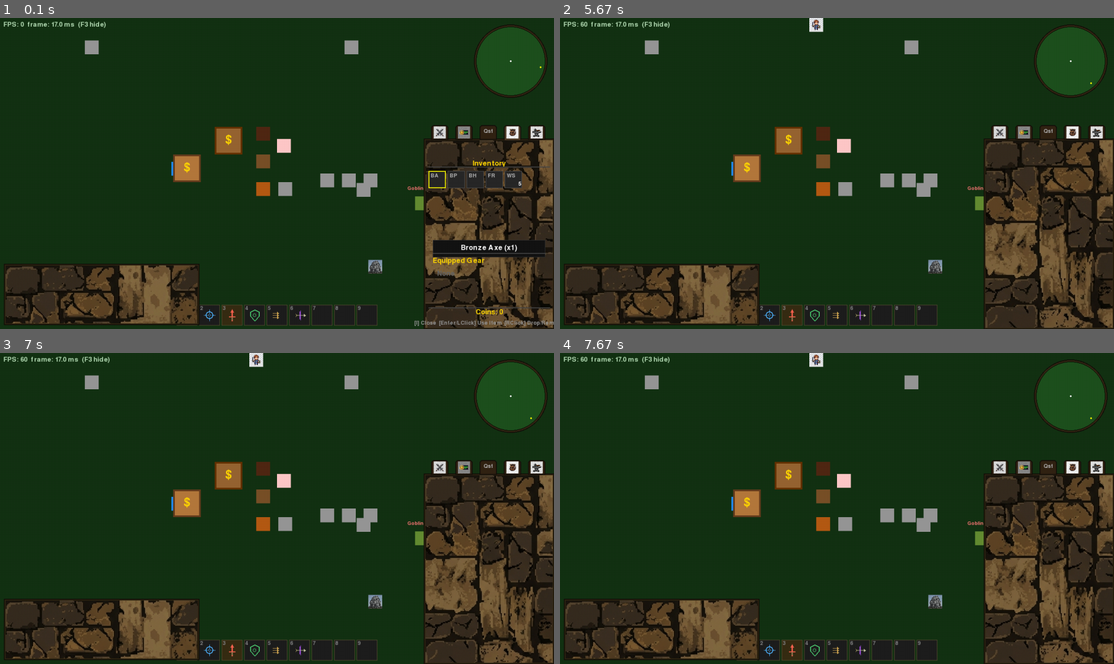
Above: before the commit, frames 1-4 (two rows, left to right).
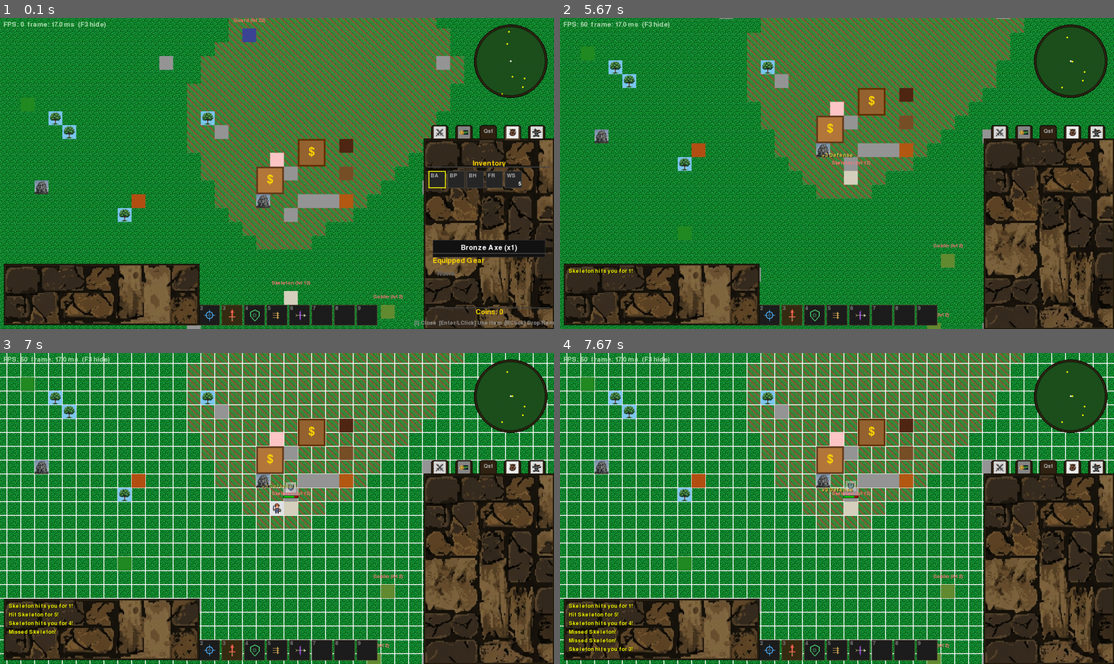
Above: after the commit, the same moments.

Repository: jacobziemba-dev/my-pygame-rpg
Game: pygame game, started from main.py
Same seed, same stepped clock (60 frames per second), same inputs: the game is played once before the commit and once after it.
Inputs (mouse positions are in pixels of both pictures, inside the frame that each line leads up to):
- Up to frame 1 (0.1 s): no input
- Up to frame 2 (5.67 s): click (1047, 232) at 0.38 s, where only the run after the commit has a clickable "Left-click: Move/Interact"; click (809, 21) at 0.72 s, where only the run after the commit has a clickable "Guard (lvl 22)"; tap G at 1, 2, 3.33, 4 s; click (1025, 133) at 1.38 s; click (997, 133) at 1.72 s; click (1025, 133) at 2.38 s; click (1097, 133) at 2.72 s; click "In: 1x wood, 1x stone" at 3.05 s; click (997, 133) at 3.72 s; click (1069, 133) at 4.38 s; click (997, 133) at 4.72 s; click "Skeleton (lvl 13)" at 5.05 s; click (997, 133) at 5.38 s
- Up to frame 3 (7 s): tap G at 5.67 s; click (465, 468) at 6.05 s; click (537, 468) at 6.38 s; click (537, 468) at 6.72 s
- Up to frame 4 (7.67 s): tap G at 7, 7.33 s

The runs differ from the first frame. In frame 1, 73% of the frame differs, in the area x 0-100%, y 0-100%; in frame 2, 74%; in frame 3, 74%; in frame 4, 74%.

Commit message:
feat: implement A* pathfinding system and initialize core game architecture, UI management, and map handling modules

Diff:
--- a/src/core/game_manager.py
+++ b/src/core/game_manager.py
@@ -18,6 +18,7 @@
 from src.entities.shop import Shop
 from src.entities.npc import NPC
 from src.core.settings import *
+from src.core.tilemap import TileMap
 
 class GameManager:
     def __init__(self):
@@ -27,128 +28,104 @@
         self.screen = pygame.display.set_mode((SCREEN_WIDTH, SCREEN_HEIGHT))
         pygame.display.set_caption(TITLE)
         self.clock = pygame.time.Clock()
-
-        # Game objects
+        # 1. World and Core systems
+        self.tilemap = TileMap(self)
+        self.camera = Camera(SCREEN_WIDTH, SCREEN_HEIGHT, MAP_WIDTH, MAP_HEIGHT)
+
+        # 2. Player must exist before UI
         self.player = Player(PLAYER_START_X, PLAYER_START_Y, self)
+
+        # 3. UI and Actions
+        self.ui = UIManager(self)
+        self.action_manager = ActionManager(self.ui, self.camera)
+        self.last_tick = pygame.time.get_ticks()
+        self._last_frame_ms = 0.0
+
+        # 4. Other Game objects
         self.resources = []
         self.enemies = []
         self.npcs = []
         self.projectiles = []
-
+        self.crops = []
+        self.respawn_queue = []
+        self.recipe_manager = RecipeManager()
+
+        # 4. Fixed entities (Snapped to grid)
+        _hub_bank_x = PLAYER_START_X + 64
+        _hub_bank_y = PLAYER_START_Y - 64
+        self.bank = Bank(_hub_bank_x, _hub_bank_y)
+
+        _station_x = _hub_bank_x + TILE_SIZE * 3
+        _shop_x = _hub_bank_x - TILE_SIZE * 3
+        _shop_y = _hub_bank_y + TILE_SIZE * 2
+        self.shop = Shop(_shop_x, _shop_y)
+
+        self.stations = []
+        self.stations.append(Station(_station_x, _hub_bank_y, "furnace", "Furnace"))
+        self.stations.append( Station(_station_x, _hub_bank_y + TILE_SIZE * 2, "workbench", "Workbench") )
+        self.stations.append( Station(_station_x, _hub_bank_y + TILE_SIZE * 4, "stove", "Stove") )
+        self.stations.append( Station(_hub_bank_x + 320, _hub_bank_y - 192, "air_altar", "Air Altar") )
+        self.stations.append( Station(_hub_bank_x - 320, _hub_bank_y - 192, "mind_altar", "Mind Altar") )
+
+        # 5. Populate world (land check enabled)
         self._generate_resources()
         self._generate_enemies()
 
-        # Bank is 2×2 tiles; keep stations to the right with tile gaps so rects do not overlap.
-        _hub_bank_x = PLAYER_START_X + 96
-        _hub_bank_y = PLAYER_START_Y - 48
-        self.bank = Bank(_hub_bank_x, _hub_bank_y)
-
-        _station_x = _hub_bank_x + TILE_SIZE * 2 + TILE_SIZE  # one tile gap past bank
-        # Shop is 2×2 tiles; place to the left of bank
-        _shop_x = _hub_bank_x - TILE_SIZE * 2 - TILE_SIZE
-        _shop_y = _hub_bank_y + TILE_SIZE * 2
-        self.shop = Shop(_shop_x, _shop_y)
-
-        self.stations = []
-        self.stations.append(Station(_station_x, _hub_bank_y, "furnace", "Furnace"))
-        self.stations.append(
-            Station(_station_x, _hub_bank_y + TILE_SIZE * 2, "workbench", "Workbench")
-        )
-        self.stations.append(
-            Station(_station_x, _hub_bank_y + TILE_SIZE * 4, "stove", "Stove")
-        )
-
-        # Altars
-        self.stations.append(Station(_hub_bank_x + 300, _hub_bank_y - 200, "air_altar", "Air Altar"))
-        self.stations.append(Station(_hub_bank_x - 300, _hub_bank_y - 200, "mind_altar", "Mind Altar"))
-
-        self.crops = []
-        self.recipe_manager = RecipeManager()
-        self.respawn_queue = []  # [(respawn_at_ms, enemy_type, spawn_x, spawn_y)]
-
-        self.camera = Camera(SCREEN_WIDTH, SCREEN_HEIGHT, MAP_WIDTH, MAP_HEIGHT)
-        self.ui = UIManager(self)
-        self.action_manager = ActionManager(self.ui, self.camera)
-        self.last_tick = pygame.time.get_ticks()
-        self._last_frame_ms = 0.0
-        try:
-            self.tex_grass = pygame.image.load(os.path.join("assets", "sprites", "world", "grass.png")).convert()
-            self.tex_dirt = pygame.image.load(os.path.join("assets", "sprites", "world", "dirt.png")).convert()
-            self.tex_water = pygame.image.load(os.path.join("assets", "sprites", "world", "water.png")).convert()
-            self.tex_dirt = pygame.transform.scale(self.tex_dirt, (TILE_SIZE, TILE_SIZE))
-            self.tex_water = pygame.transform.scale(self.tex_water, (TILE_SIZE, TILE_SIZE))
-        except:
-            self.tex_grass = None
-            self.tex_dirt = None
-            self.tex_water = None
-
-        self.world_w = MAP_WIDTH // TILE_SIZE
-        self.world_h = MAP_HEIGHT // TILE_SIZE
-        self.world_map = [[0 for _ in range(self.world_h)] for _ in range(self.world_w)]
-        import math
-        for x in range(self.world_w):
-            for y in range(self.world_h):
-                dist_center = math.hypot(x - self.world_w/2, y - self.world_h/2)
-                if dist_center > min(self.world_w, self.world_h) * 0.45:
-                    self.world_map[x][y] = 2  # Water
-                else:
-                    noise = math.sin(x * 0.2) + math.cos(y * 0.2) + math.sin((x+y)*0.1)
-                    if noise > 1.2:
-                        self.world_map[x][y] = 1 # Dirt
-        self.show_fps_overlay = True  # F3 toggles; issue #10 dev diagnostics
-
+        # Add quest-specific NPC near spawn (grid snapped)
+        self.npcs.append(NPC(PLAYER_START_X, PLAYER_START_Y - 32, "Baker", (255, 200, 200)))
+
+        self.show_fps_overlay = True
         self.running = True
         self.game_over = False
 
+    def _get_random_walkable_tile(self, allow_water=False):
+        """Find a random grid-aligned position. Ensuring land-only if allow_water is False."""
+        for _ in range(100): # Limit attempts
+            tx = random.randint(1, self.tilemap.width - 2)
+            ty = random.randint(1, self.tilemap.height - 2)
+
+            walkable = self.tilemap.world_map[tx][ty] != TILE_WATER
+            if allow_water or walkable:
+                # Return world coordinates (top-left of tile)
+                return tx * TILE_SIZE, ty * TILE_SIZE
+        return 0, 0 # Fallback
+
     def _generate_resources(self):
-        for _ in range(NUM_TREES):
-            rx = random.randint(50, MAP_WIDTH - 50)
-            ry = random.randint(50, MAP_HEIGHT - 50)
-            self.resources.append(ResourceNode(rx, ry, "tree", 20, "axe", "wood", hp=5, respawn_time=15000, min_level=1))
-
-        for _ in range(NUM_ROCKS):
-            rx = random.randint(50, MAP_WIDTH - 50)
-            ry = random.randint(50, MAP_HEIGHT - 50)
-            self.resources.append(ResourceNode(rx, ry, "rock", 35, "pickaxe", "stone", hp=3, respawn_time=20000, min_level=1))
-
-        for _ in range(NUM_IRON_ROCKS):
-            rx = random.randint(50, MAP_WIDTH - 50)
-            ry = random.randint(50, MAP_HEIGHT - 50)
-            self.resources.append(ResourceNode(rx, ry, "iron_rock", 50, "pickaxe", "iron_ore", hp=3, respawn_time=30000, min_level=5))
-
-        for _ in range(NUM_BUSHES):
-            rx = random.randint(50, MAP_WIDTH - 50)
-            ry = random.randint(50, MAP_HEIGHT - 50)
-            self.resources.append(ResourceNode(rx, ry, "bush", 10, None, "fiber", hp=2, respawn_time=10000, min_level=1))
-
-        # Add quest components near spawn
-        cx, cy = SCREEN_WIDTH // 2, SCREEN_HEIGHT // 2
-        self.resources.append(ResourceNode(cx + 100, cy, "wheat_field", 5, None, "wheat", hp=1, respawn_time=5000, min_level=1))
-        self.resources.append(ResourceNode(cx + 150, cy, "chicken", 5, None, "egg", hp=1, respawn_time=5000, min_level=1))
-        self.resources.append(ResourceNode(cx + 200, cy, "cow", 5, None, "milk", hp=1, respawn_time=5000, min_level=1))
-
-        self.npcs.append(NPC(SCREEN_WIDTH // 2, SCREEN_HEIGHT // 2 - 80, "Baker", (255, 200, 200)))
-
+        # 1. Main resources (Land only)
+        configs = [
+            (NUM_TREES, "tree", 20, "axe", "wood", 5, 15000, 1),
+            (NUM_ROCKS, "rock", 35, "pickaxe", "stone", 3, 20000, 1),
+            (NUM_IRON_ROCKS, "iron_rock", 50, "pickaxe", "iron_ore", 3, 30000, 5),
+            (NUM_BUSHES, "bush", 10, None, "fiber", 2, 10000, 1),
+            (NUM_COAL_ROCKS, "coal_rock", 50, "pickaxe", "coal", 4, 40000, 15),
+            (NUM_ESSENCE_ROCKS, "essence_rock", 40, "pickaxe", "rune_essence", 8, 10000, 1)
+        ]
+
+        for count, ntype, diff, tool, yields, hp, respawn, min_lvl in configs:
+            for _ in range(count):
+                rx, ry = self._get_random_walkable_tile(allow_water=False)
+                self.resources.append(ResourceNode(rx, ry, ntype, diff, tool, yields, hp, respawn, min_lvl))
+
+        # 2. Fishing Spots (Water only)
         for _ in range(NUM_FISHING_SPOTS):
-            rx = random.randint(50, MAP_WIDTH - 50)
-            ry = random.randint(50, MAP_HEIGHT - 50)
-            self.resources.append(ResourceNode(rx, ry, "fishing_spot", 25, "rod", "raw_fish", hp=3, respawn_time=20000, min_level=1))
-
-        for _ in range(NUM_COAL_ROCKS):
-            rx = random.randint(50, MAP_WIDTH - 50)
-            ry = random.randint(50, MAP_HEIGHT - 50)
-            self.resources.append(ResourceNode(rx, ry, "coal_rock", 50, "pickaxe", "coal", hp=4, respawn_time=40000, min_level=15))
-
-        for _ in range(NUM_ESSENCE_ROCKS):
-            rx = random.randint(50, MAP_WIDTH - 50)
-            ry = random.randint(50, MAP_HEIGHT - 50)
-            self.resources.append(ResourceNode(rx, ry, "essence_rock", 40, "pickaxe", "rune_essence", hp=8, respawn_time=10000, min_level=1))
+            for _ in range(100):
+                tx = random.randint(1, self.tilemap.width - 2)
+                ty = random.randint(1, self.tilemap.height - 2)
+                if self.tilemap.world_map[tx][ty] == TILE_WATER:
+                    rx, ry = tx * TILE_SIZE, ty * TILE_SIZE
+                    self.resources.append(ResourceNode(rx, ry, "fishing_spot", 25, "rod", "raw_fish", hp=3, respawn_time=20000, min_level=1))
+                    break
+
+        # 3. Quest components near spawn (Snap manually)
+        cx, cy = PLAYER_START_X, PLAYER_START_Y
+        self.resources.append(ResourceNode(cx + 64, cy + 64, "wheat_field", 5, None, "wheat", hp=1, respawn_time=5000, min_level=1))
+        self.resources.append(ResourceNode(cx + 96, cy + 64, "chicken", 5, None, "egg", hp=1, respawn_time=5000, min_level=1))
+        self.resources.append(ResourceNode(cx + 128, cy + 64, "cow", 5, None, "milk", hp=1, respawn_time=5000, min_level=1))
 
     def _generate_enemies(self):
         for etype, count in [("goblin", NUM_GOBLINS), ("skeleton", NUM_SKELETONS), ("guard", NUM_GUARDS)]:
             for _ in range(count):
-                ex = random.randint(50, MAP_WIDTH - 50)
-                ey = random.randint(50, MAP_HEIGHT - 50)
+                ex, ey = self._get_random_walkable_tile(allow_water=False)
                 self.enemies.append(Enemy(ex, ey, etype))
 
     def _restart(self):
@@ -229,7 +206,8 @@
         path = find_path(
             (self.player.rect.centerx, self.player.rect.centery),
             (world_x, world_y),
-            obstacles
+            obstacles,
+            self.tilemap.world_map
         )
         self.player.set_target_destination(world_x, world_y, target_entity=entity, waypoints=path or None, action_type=action_type)
 
@@ -584,6 +562,9 @@
                 if event.key == pygame.K_F3:
                     self.show_fps_overlay = not self.show_fps_overlay
                     continue
+                if event.key == pygame.K_g:
+                    self.tilemap.toggle_grid()
+                    continue
                 if event.mod & pygame.KMOD_CTRL and event.key == pygame.K_q:
                     self.running = False
                     continue
@@ -948,6 +929,7 @@
 
     def _get_solid_obstacles(self):
         obstacles = []
+        # Add entity-based obstacles
         for item in self.resources:
             if isinstance(item, ResourceNode) and item.is_active and item.node_type != "fishing_spot":
                 obstacles.append(item.rect)
@@ -957,6 +939,20 @@
         obstacles.append(self.bank.rect)
         for npc in self.npcs:
             obstacles.append(npc.rect)
+
+        # Add tile-based obstacles (Water)
+        # Optimized: only add tiles that are somewhat near the player/camera
+        cam_x, cam_y = self.camera.camera_rect.x, self.camera.camera_rect.y
+        start_cx = max(0, (cam_x - 100) // TILE_SIZE)
+        end_cx = min(self.tilemap.width, (cam_x + SCREEN_WIDTH + 100) // TILE_SIZE)
+        start_cy = max(0, (cam_y - 100) // TILE_SIZE)
+        end_cy = min(self.tilemap.height, (cam_y + SCREEN_HEIGHT + 100) // TILE_SIZE)
+
+        for x in range(start_cx, end_cx):
+            for y in range(start_cy, end_cy):
+                if self.tilemap.world_map[x][y] == TILE_WATER:
+                    obstacles.append(pygame.Rect(x * TILE_SIZE, y * TILE_SIZE, TILE_SIZE, TILE_SIZE))
+
         return obstacles
 
     def update(self, dt):
@@ -1136,33 +1132,7 @@
     def draw(self):
         self.screen.fill((0, 0, 0))
         # Draw Map background
-        map_rect = self.camera.apply(pygame.Rect(0, 0, 2400, 2400))
-        if getattr(self, 'tex_grass', None):
-            cam_x = self.camera.camera_rect.x
-            cam_y = self.camera.camera_rect.y
-
-            self.screen.set_clip(map_rect)
-
-            # Draw visible tiles based on camera
-            start_cx = max(0, cam_x // TILE_SIZE)
-            end_cx = min(self.world_w, (cam_x + self.screen.get_width()) // TILE_SIZE + 1)
-            start_cy = max(0, cam_y // TILE_SIZE)
-            end_cy = min(self.world_h, (cam_y + self.screen.get_height()) // TILE_SIZE + 1)
-
-            tex_map = {0: self.tex_grass, 1: getattr(self, 'tex_dirt', self.tex_grass), 2: getattr(self, 'tex_water', self.tex_grass)}
-
-            for map_x in range(start_cx, end_cx):
-                for map_y in range(start_cy, end_cy):
-                    tile_type = self.world_map[map_x][map_y]
-                    tex = tex_map.get(tile_type, self.tex_grass)
-                    if tex:
-                        screen_x = map_x * TILE_SIZE - cam_x
-                        screen_y = map_y * TILE_SIZE - cam_y
-                        self.screen.blit(tex, (screen_x, screen_y))
-
-            self.screen.set_clip(None)
-        else:
-            pygame.draw.rect(self.screen, (20, 50, 20), map_rect)
+        self.tilemap.draw(self.screen, self.camera)
         # Draw ground-level objects first (no Y-sort needed)
         for item in self.resources:
             item.draw(self.screen, self.camera)
--- a/src/core/settings.py
+++ b/src/core/settings.py
@@ -11,9 +11,17 @@
 MAP_HEIGHT = 2400
 TILE_SIZE = 32
 
+# Tile Types
+TILE_GRASS = 0
+TILE_DIRT = 1
+TILE_WATER = 2
+
+# Colors
+GRID_COLOR = (255, 255, 255, 30)  # Subtle white grid
+
 # Player settings
-PLAYER_START_X = 400
-PLAYER_START_Y = 300
+PLAYER_START_X = 1216
+PLAYER_START_Y = 1216
 PLAYER_SPEED = 4
 PLAYER_MAX_HP = 100
 
--- /dev/null
+++ b/src/core/tilemap.py
@@ -0,0 +1,99 @@
+import pygame
+import os
+import math
+from src.core.settings import *
+
+class TileMap:
+    def __init__(self, game_manager):
+        self.gm = game_manager
+        self.width = MAP_WIDTH // TILE_SIZE
+        self.height = MAP_HEIGHT // TILE_SIZE
+        self.world_map = [[TILE_GRASS for _ in range(self.height)] for _ in range(self.width)]
+
+        self.show_grid = False
+
+        self.textures = {}
+        self._load_textures()
+        self.generate_map()
+
+    def _load_textures(self):
+        try:
+            self.textures[TILE_GRASS] = pygame.image.load(os.path.join("assets", "sprites", "world", "grass.png")).convert()
+            self.textures[TILE_DIRT] = pygame.image.load(os.path.join("assets", "sprites", "world", "dirt.png")).convert()
+            self.textures[TILE_WATER] = pygame.image.load(os.path.join("assets", "sprites", "world", "water.png")).convert()
+
+            # Ensure they are TILE_SIZE
+            for k in self.textures:
+                if self.textures[k].get_size() != (TILE_SIZE, TILE_SIZE):
+                    self.textures[k] = pygame.transform.scale(self.textures[k], (TILE_SIZE, TILE_SIZE))
+        except:
+            print("Warning: Could not load some tile textures.")
+            # Fallbacks are handled in draw()
+
+    def generate_map(self):
+        """Procedural generation of the world map."""
+        for x in range(self.width):
+            for y in range(self.height):
+                # Circular island logic: Water at edges
+                dist_center = math.hypot(x - self.width/2, y - self.height/2)
+                if dist_center > min(self.width, self.height) * 0.45:
+                    self.world_map[x][y] = TILE_WATER
+                else:
+                    # Simple noise for dirt patches
+                    noise = math.sin(x * 0.2) + math.cos(y * 0.2) + math.sin((x+y)*0.1)
+                    if noise > 1.2:
+                        self.world_map[x][y] = TILE_DIRT
+                    else:
+                        self.world_map[x][y] = TILE_GRASS
+
+    def is_walkable(self, world_x, world_y):
+        """Check if a world coordinate is walkable (not water)."""
+        grid_x = int(world_x // TILE_SIZE)
+        grid_y = int(world_y // TILE_SIZE)
+
+        if 0 <= grid_x < self.width and 0 <= grid_y < self.height:
+            return self.world_map[grid_x][grid_y] != TILE_WATER
+        return False
+
+    def get_tile_rects_by_type(self, tile_type):
+        """Return a list of rects for all tiles of a specific type.
+        Useful for building the obstacles list."""
+        rects = []
+        for x in range(self.width):
+            for y in range(self.height):
+                if self.world_map[x][y] == tile_type:
+                    rects.append(pygame.Rect(x * TILE_SIZE, y * TILE_SIZE, TILE_SIZE, TILE_SIZE))
+        return rects
+
+    def draw(self, surface, camera):
+        cam_x = camera.camera_rect.x
+        cam_y = camera.camera_rect.y
+
+        # Calculate visible tiles
+        start_cx = max(0, cam_x // TILE_SIZE)
+        end_cx = min(self.width, (cam_x + surface.get_width()) // TILE_SIZE + 1)
+        start_cy = max(0, cam_y // TILE_SIZE)
+        end_cy = min(self.height, (cam_y + surface.get_height()) // TILE_SIZE + 1)
+
+        for x in range(start_cx, end_cx):
+            for y in range(start_cy, end_cy):
+                tile_type = self.world_map[x][y]
+                tex = self.textures.get(tile_type)
+
+                screen_x = x * TILE_SIZE - cam_x
+                screen_y = y * TILE_SIZE - cam_y
+
+                if tex:
+                    surface.blit(tex, (screen_x, screen_y))
+                else:
+                    # Fallback colors
+                    color = (34, 139, 34) if tile_type == TILE_GRASS else (101, 67, 33)
+                    if tile_type == TILE_WATER: color = (0, 105, 148)
+                    pygame.draw.rect(surface, color, (screen_x, screen_y, TILE_SIZE, TILE_SIZE))
+
+                # Draw grid if enabled
+                if self.show_grid:
+                    pygame.draw.rect(surface, (255, 255, 255, 50), (screen_x, screen_y, TILE_SIZE, TILE_SIZE), 1)
+
+    def toggle_grid(self):
+        self.show_grid = not self.show_grid
--- a/src/systems/pathfinder.py
+++ b/src/systems/pathfinder.py
@@ -5,10 +5,10 @@
 ROWS = MAP_HEIGHT // TILE_SIZE
 
 
-def find_path(start_world, end_world, obstacles):
+def find_path(start_world, end_world, obstacles, tile_map=None):
     """Return a smoothed list of world-space (x, y) waypoints from start to end.
     Returns [] if no path exists or start == end."""
-    blocked = _build_grid(obstacles)
+    blocked = _build_grid(obstacles, tile_map)
 
     start = _clamp(_world_to_grid(start_world))
     end = _clamp(_world_to_grid(end_world))
@@ -38,8 +38,18 @@
 # Internal helpers
 # ---------------------------------------------------------------------------
 
-def _build_grid(obstacles):
+def _build_grid(obstacles, tile_map=None):
     blocked = [[False] * COLS for _ in range(ROWS)]
+
+    # 1. Block by tile type (Water)
+    if tile_map:
+        for x in range(COLS):
+            for y in range(ROWS):
+                # Using 2 as hardcoded TILE_WATER for speed, or could import it
+                if tile_map[x][y] == 2:
+                    blocked[y][x] = True
+
+    # 2. Block by obstacle rects (Entities)
     for obs in obstacles:
         c0 = max(0, obs.left // TILE_SIZE)
         c1 = min(COLS - 1, (obs.right - 1) // TILE_SIZE)
--- a/src/ui/ui.py
+++ b/src/ui/ui.py
@@ -743,8 +743,18 @@
                         if rect.collidepoint(event.pos):
                             self.crafting_index = i
                             return "craft_item", i
-            elif event.button == 3: # Right click — context menu handled in game_manager
-                return "right_click_inventory", -1
+            elif event.button == 3: # Right click
+                if self.active_tab == 'inventory':
+                    slot_rects = self.get_inventory_slot_rects()
+                    for i, rect in enumerate(slot_rects):
+                        if rect.collidepoint(event.pos):
+                            return "right_click_inventory", i
+
+                    equipped_rects = self.get_equipped_slot_rects()
+                    for i, rect in enumerate(equipped_rects):
+                        if rect.collidepoint(event.pos):
+                            return "right_click_inventory", i
+                return None, None
         return None, None
 
     def _draw_station_menu(self, surface):
@@ -1331,13 +1341,16 @@
         """Return True if the screen position overlaps any active UI panel or element."""
         # 1. Sidebar (active tab)
         if self.active_tab:
-            # Simple check for the sidebar rect (includes tabs)
-            if self.sidebar_rect.collidepoint(pos):
-                return True
             # Check the protruded tabs specifically
             panel_w = 300
             panel_x = SCREEN_WIDTH - panel_w
             panel_y = SCREEN_HEIGHT - 440
+
+            # Use the actual sidebar panel rect, not just a full vertical strip
+            visible_panel_rect = pygame.Rect(panel_x, panel_y, panel_w, 440)
+            if visible_panel_rect.collidepoint(pos):
+                return True
+
             tab_w = 40
             tabs_list = ["combat", "skills", "quests", "inventory", "crafting"]
             spacing = (panel_w - (len(tabs_list) * tab_w)) // (len(tabs_list) + 1)
@@ -1370,9 +1383,13 @@
             if pygame.Rect(x, y, width, height).collidepoint(pos):
                 return True
 
-        # 5. Chatbox
-        if pygame.Rect(10, SCREEN_HEIGHT - 150, 450, 140).collidepoint(pos):
+        # 5. Chatbox (Shrink hitbox to only the message area, not a 450px block)
+        if pos[0] < 300 and pos[1] > SCREEN_HEIGHT - 60:
             return True
+
+        # Or if the chat area has many lines (let's just use the bottom for now)
+        # if pygame.Rect(10, SCREEN_HEIGHT - 150, 450, 140).collidepoint(pos):
+        #    return True
 
         # 6. Minimap
         mm_radius = 80
